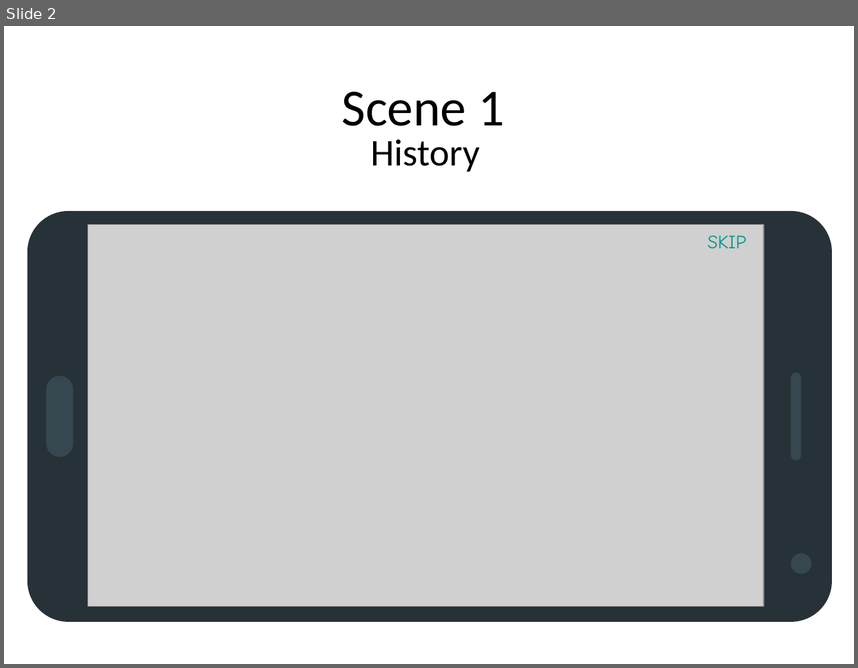
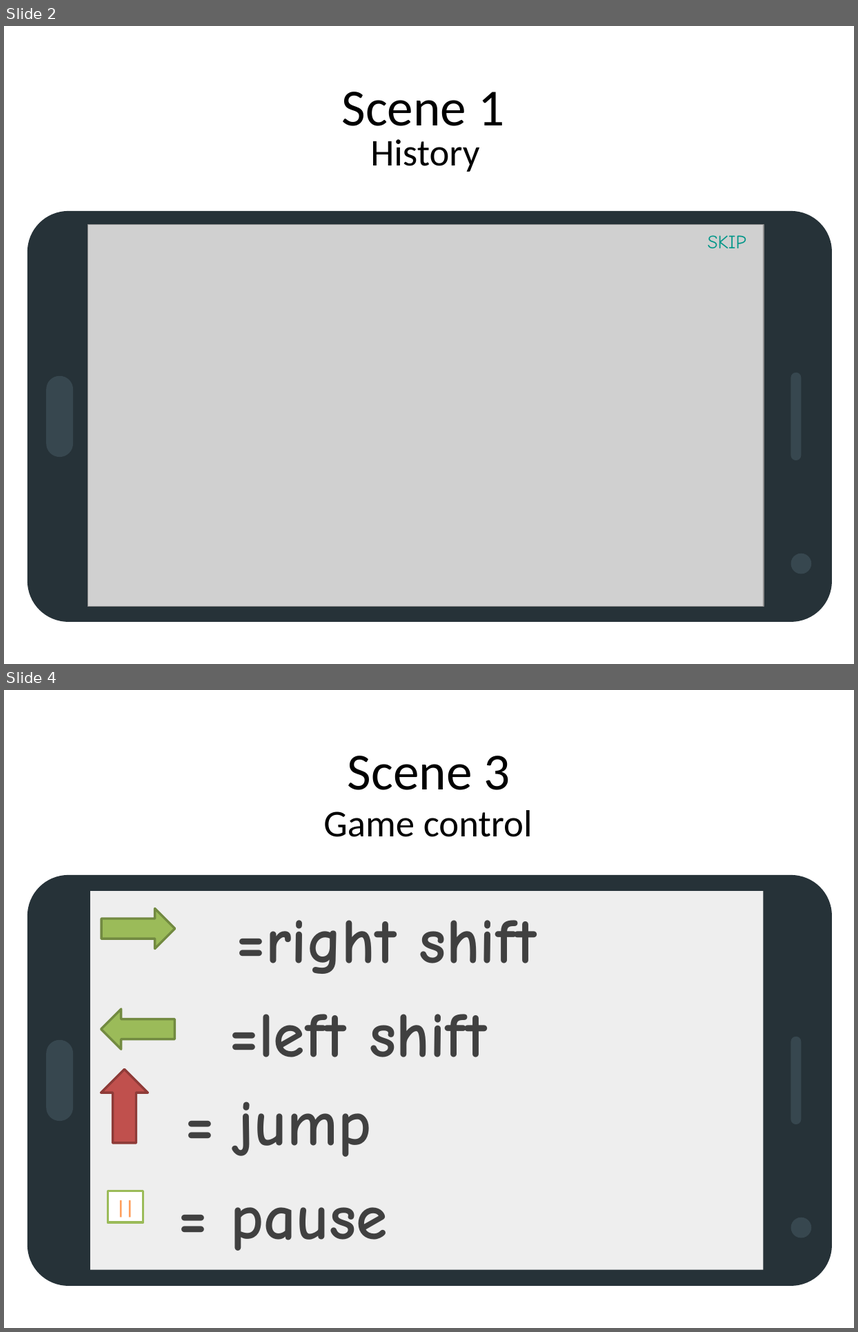
Before and after one commit to AlexanderChibirev/BaseGame-JumperMan-cocos2d, a slide deck: Layout UI/LayoutUI.pptx. Shown one above the other, each under a label of ours: slide 2 before the commit, slides 2 and 4 after it; the slides between them are not shown. The pictures are 858x668 and 858x1332 pixels, drawn with LibreOffice and Linux fonts; fonts in the diff are those of the drawing; grey boxes stand for pictures; background and template pictures are left out. Boxes give left, top, right and bottom in pixels: in the first picture for what was removed or moved away, otherwise in the second. Text is boxed around its words. In the diff, an @@ line names an element or a change of style, - is before the commit and + after.

```diff
--- a/Layout UI/LayoutUI.pptx
+++ b/Layout UI/LayoutUI.pptx
@@ slide 4 added at <box>4,690,854,1328</box>, background picture (left out) @@
@@ title added at <box>348,756,510,790</box>, 44 pt, text #000000 @@
+Scene 3
@@ text added at <box>323,810,533,837</box>, 32 pt, text #000000 @@
+Game control
@@ group added at <box>27,875,831,1285</box>: 3 freeform shapes, 1 ellipse, 1 rectangle @@
@@ right arrow added at <box>102,909,176,949</box>, fill #9BBB59, outline #738A42 2 pt @@
@@ text added at <box>237,920,537,974</box>, 54 pt, text #404040, bold @@
+=right shift
@@ right arrow added at <box>101,1009,175,1049</box>, fill #9BBB59, outline #738A42 2 pt @@
@@ text added at <box>229,1014,486,1057</box>, 54 pt, text #404040, bold @@
+=left shift
@@ up arrow added at <box>101,1069,148,1143</box>, fill #C0504D, outline #8E3B39 2 pt @@
@@ text added at <box>238,1101,372,1156</box>, 54 pt, text #404040, bold @@
+= jump
@@ rectangle added at <box>107,1191,143,1222</box>, fill #FFFFFF, outline #9BBB59 2 pt, 16 pt, text gradient #FFA367 to #FF9F5D to #F38E3A, bold @@
+||
@@ text added at <box>231,1207,388,1250</box>, 54 pt, text #404040, bold @@
+= pause
@@ line added from (683, 1216) to (683, 1216), #4B7EBC 0.75 pt @@
```
Also in this commit, not shown: 2 slides changed, 1 other file.
